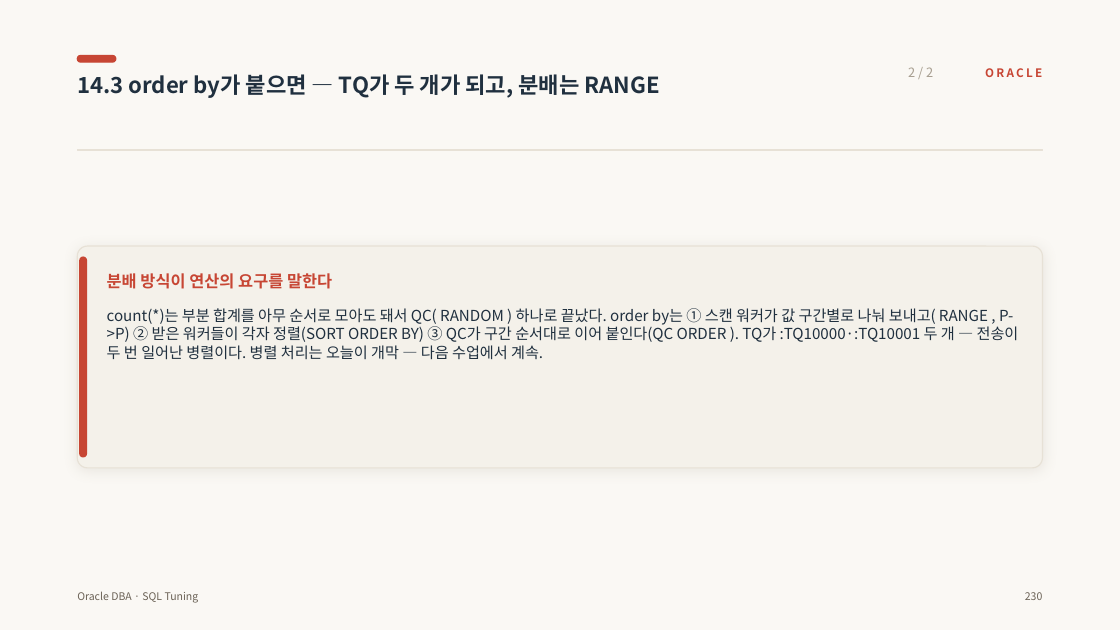
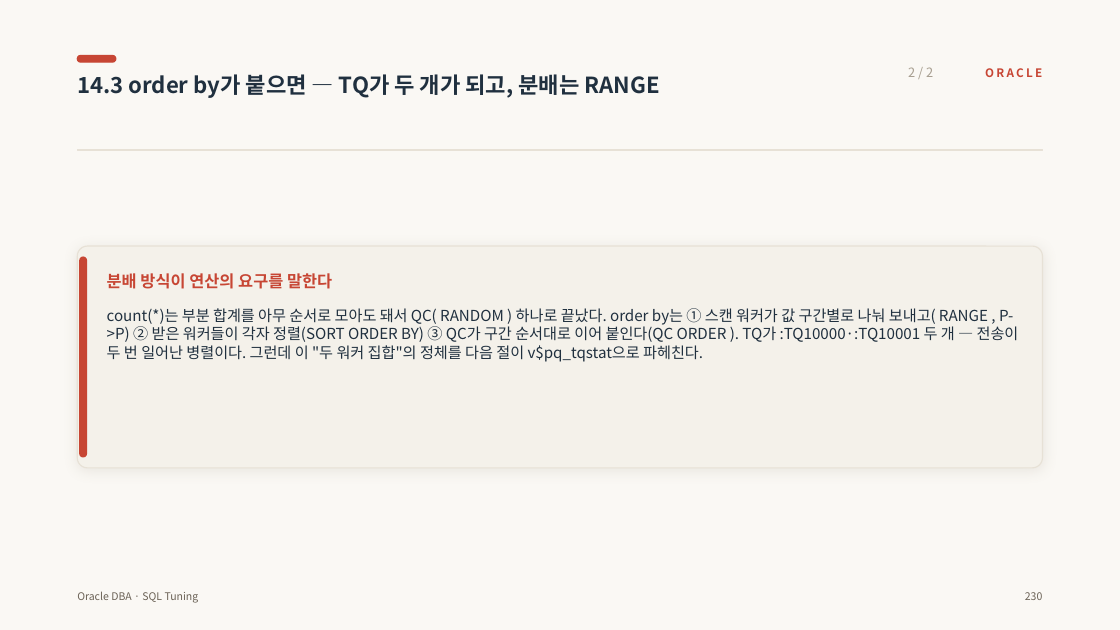
Before and after one commit to jokwangwon/ora-ppt-gen, a slide deck: slide 246 of files/sql_tuning.pptx. Drawn at 1120x630 pixels with LibreOffice and Linux fonts; fonts in the diff are those of the drawing. Boxes give left, top, right and bottom in pixels: in the first picture for what was removed or moved away, otherwise in the second. Text is boxed around its words. In the diff, an @@ line names an element or a change of style, - is before the commit and + after.

```diff
--- a/files/sql_tuning.pptx
+++ b/files/sql_tuning.pptx
@@ text at (x1=107, y1=308, x2=1019, y2=362): text changed @@
-count(*)는 부분 합계를 아무 순서로 모아도 돼서 QC( RANDOM ) 하나로 끝났다. order by는 ① 스캔 워커가 값 구간별로 나눠 보내고( RANGE , P->P) ② 받은 워커들이 각자 정렬(SORT ORDER BY) ③ QC가 구간 순서대로 이어 붙인다(QC ORDER ). TQ가 :TQ10000·:TQ10001 두 개 — 전송이 두 번 일어난 병렬이다. 병렬 처리는 오늘이 개막 — 다음 수업에서 계속.
+count(*)는 부분 합계를 아무 순서로 모아도 돼서 QC( RANDOM ) 하나로 끝났다. order by는 ① 스캔 워커가 값 구간별로 나눠 보내고( RANGE , P->P) ② 받은 워커들이 각자 정렬(SORT ORDER BY) ③ QC가 구간 순서대로 이어 붙인다(QC ORDER ). TQ가 :TQ10000·:TQ10001 두 개 — 전송이 두 번 일어난 병렬이다. 그런데 이 "두 워커 집합"의 정체를 다음 절이 v$pq_tqstat으로 파헤친다.
```
Also in this commit, not shown: 1 other slide changed, 13 slides added, 11 other files.
